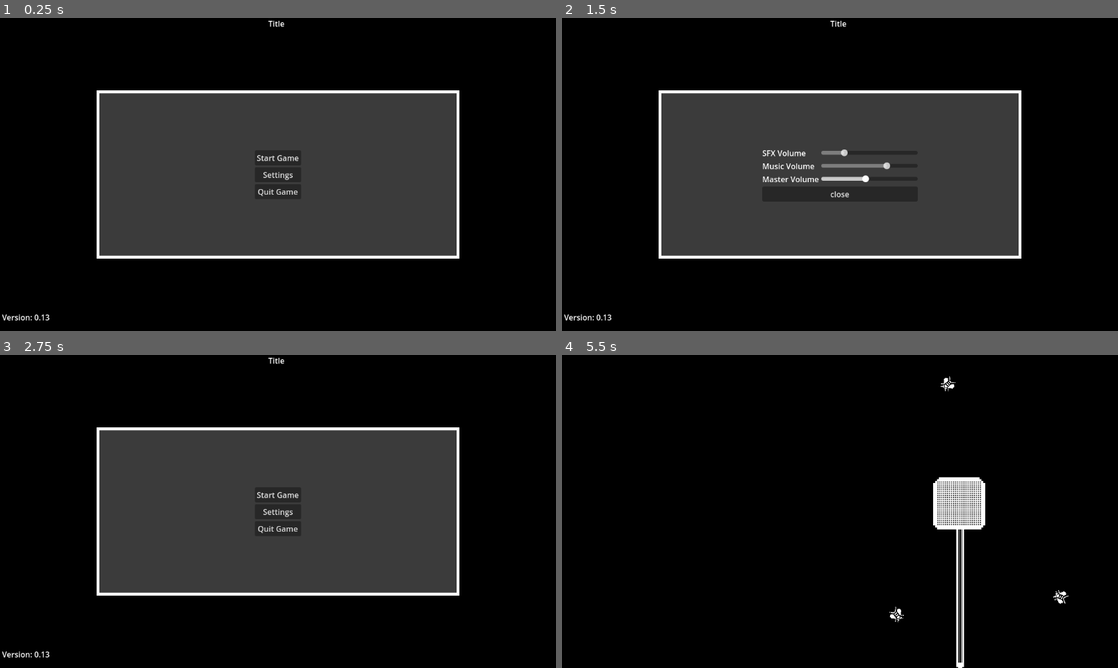
Above: before the commit, frames 1-4 (two rows, left to right).
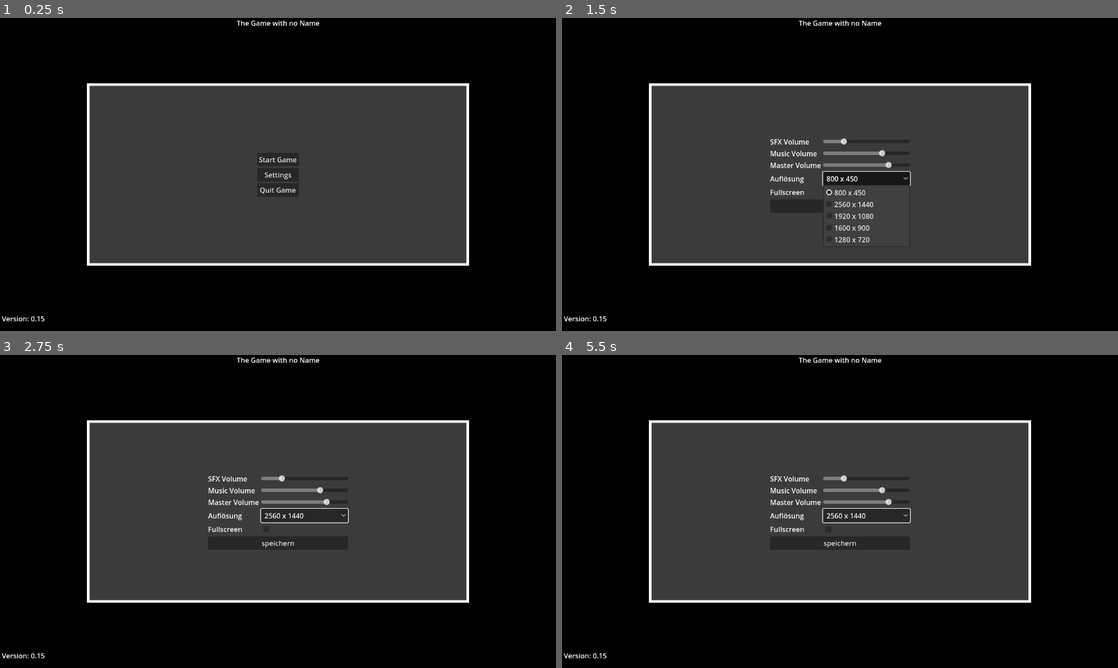
Above: after the commit, the same moments.

Repository: markusweiss/godot-template
Game: Godot game, scene res://start.tscn
Same seed, same stepped clock (60 frames per second), same inputs: the game is played once before the commit and once after it. The project has no main scene, so this scene is started directly. Sound files missing from this copy of the repository are replaced by a short silence.
Inputs (mouse positions are in pixels of both pictures, inside the frame that each line leads up to):
- Up to frame 1 (0.25 s): no input
- Up to frame 2 (1.5 s): click "Settings" at 0.5 s; click (867, 177) at 1.25 s, where only the run after the commit has a clickable "800 x 450"
- Up to frame 3 (2.75 s): click "close" (after the commit: "speichern") at 2 s
- Up to frame 4 (5.5 s): click (867, 514) at 2.75 s, where only the run after the commit has a clickable "2560 x 1440"; click "Start Game" at 3.5 s; click (840, 495) at 4.25 s, where only the run after the commit has a clickable "Start Game"; move the mouse to (962, 495) at 5.02 s; hold Right (move_right) from 5.03 s (still down); click (962, 495) at 5.17 s

The runs differ from the first frame. In frame 1, 7.6% of the frame differs, in the area x 0-85%, y 0-97%; in frame 2, 9.6%; in frame 3, 8.4%; in frame 4, 41%, in the area x 0-92%, y 0-100%.

Commit message:
add resolution, for mac and pc, add scene manager all wip

Diff:
--- a/autoloads/globals.gd
+++ b/autoloads/globals.gd
@@ -1,53 +1,6 @@
 extends Node
 
-const VERSION : float = 0.13
+const VERSION: float = 0.15
 
-@onready var SFX_BUS_ID = AudioServer.get_bus_index("SFX")
-@onready var MUSIC_BUS_ID = AudioServer.get_bus_index("Music")
-
-var main_menu_scene:PackedScene = preload("res://features/UI/main_menu/main_menu.tscn")
-var main_menu = null
-
-var settings_menu_scene:PackedScene = preload("res://features/UI/setting_menu/assets_menu.tscn")
-var settings_menu = null
-
-var test_level_scene:PackedScene = preload("res://features/levels/test_fly_game.tscn")
-var test_level = null
-
-
-func _ready():
-	pass
-
-
-func open_main_menu():
-	if not main_menu:
-		print("open menu")
-		main_menu = main_menu_scene.instantiate()
-		#get_tree().root.add_child(main_menu)
-		get_tree().root.add_child.call_deferred(main_menu)
-	else:
-		push_warning('Main menu already exists in this scene')
-
-
-# temp perhaps remove
-func open_settings_menu():
-	if not settings_menu:
-		settings_menu = settings_menu_scene.instantiate()
-		#get_tree().root.add_child(settings_menu)
-		get_tree().root.add_child.call_deferred(settings_menu)
-	else:
-		push_warning('settings menu already exists in this scene')
-
-func start_test_level():
-	if not test_level:
-		var background = get_tree().root.get_node("Start/Panel")
-		background.hide()
-
-		if main_menu:
-			main_menu.queue_free()
-			main_menu = null
-		test_level = test_level_scene.instantiate()
-		#get_tree().root.add_child(test_level)
-		get_tree().root.add_child.call_deferred(test_level)
-	else:
-		push_warning("Test Level already exists in this scene")
+@onready var SFX_BUS_ID: int = AudioServer.get_bus_index("SFX")
+@onready var MUSIC_BUS_ID: int = AudioServer.get_bus_index("Music")
--- /dev/null
+++ b/autoloads/scene_manager.gd
@@ -0,0 +1,45 @@
+extends Node
+
+@onready var root = get_tree().root
+
+@onready var main_menu_scene: PackedScene = preload("res://features/UI/main_menu/main_menu.tscn")
+var main_menu: Node = null
+
+@onready var settings_menu_scene: PackedScene = preload("res://features/UI/setting_menu/assets_menu.tscn")
+var settings_menu: Node = null
+
+@onready var test_level_scene: PackedScene = preload("res://features/levels/test_fly_game.tscn")
+var test_level: Node = null
+
+func _ready() -> void:
+	pass
+
+func open_main_menu() -> void:
+	if main_menu == null:
+		print("Opening main menu")
+		main_menu = main_menu_scene.instantiate()
+		root.call_deferred("add_child", main_menu)
+	else:
+		push_warning("Main menu already exists in the scene.")
+
+func open_settings_menu() -> void:
+	if settings_menu == null:
+		settings_menu = settings_menu_scene.instantiate()
+		root.call_deferred("add_child", settings_menu)
+	else:
+		push_warning("Settings menu already exists in the scene.")
+
+func start_test_level() -> void:
+	if test_level == null:
+		var background := root.get_node_or_null("Start/Panel")
+		if background:
+			background.hide()
+
+		if main_menu:
+			main_menu.queue_free()
+			main_menu = null
+
+		test_level = test_level_scene.instantiate()
+		root.call_deferred("add_child", test_level)
+	else:
+		push_warning("Test level already exists in the scene.")
--- a/features/UI/main_menu/main_menu.gd
+++ b/features/UI/main_menu/main_menu.gd
@@ -1,32 +1,14 @@
 extends CanvasLayer
-
-#var test_level_scene:PackedScene = preload("res://features/levels/test_fly_game.tscn")
-#var test_level = null
-
 
 func _ready():
 	%Version.text = " Version: " + str(Globals.VERSION)
 	AudioSettings.apply_saved_audio_settings()
 
-# Temp remove only for testing
-#func start_test_level():
-#	if not test_level:
-#		queue_free()
-#		test_level = test_level_scene.instantiate()
-		#get_tree().root.add_child(test_level)
-#		get_tree().root.add_child.call_deferred(test_level)
-
-#	else:
-#		push_warning('Test Level already exists in this scene')
-
-
 func _on_button_quit_pressed():
 	get_tree().quit()
 
-
 func _on_button_settings_pressed():
-	Globals.open_settings_menu()
-
+	SceneManager.open_settings_menu()
 
 func _on_button_start_pressed():
-	Globals.start_test_level()
+	SceneManager.start_test_level()
--- a/features/UI/main_menu/main_menu.tscn
+++ b/features/UI/main_menu/main_menu.tscn
@@ -39,7 +39,7 @@
 
 [node name="Title" type="Label" parent="Control/VBoxContainerTitle"]
 layout_mode = 2
-text = "Title"
+text = "The Game with no Name"
 
 [node name="VBoxContainerVersion" type="VBoxContainer" parent="Control"]
 layout_mode = 1
--- a/features/UI/setting_menu/assets_menu.gd
+++ b/features/UI/setting_menu/assets_menu.gd
@@ -1,5 +1,78 @@
 extends CanvasLayer
 
+@onready var fullscreen_checkbox = $MarginContainer/Panel/VBoxContainer/GridContainer/FullscreenCheckBox
+@onready var resolution_option_button = $MarginContainer/Panel/VBoxContainer/GridContainer/OptionButton
 
+var available_resolutions: Array[Vector2i] = []
+var selected_resolution: Vector2i = Vector2i(1920, 1080)
+
+func _ready():
+	# Plattformabhängige Auflösungen holen
+	available_resolutions = get_platform_resolutions()
+
+	# Optionen im Dropdown füllen
+	for res in available_resolutions:
+		resolution_option_button.add_item("%d x %d" % [res.x, res.y])
+
+	# Aktuelle Fenstergröße holen und passende Auswahl im Dropdown setzen
+	var current_size: Vector2i = DisplayServer.window_get_size()
+	for i in range(available_resolutions.size()):
+		if available_resolutions[i] == current_size:
+			resolution_option_button.select(i)
+			selected_resolution = current_size
+			break
+
+	# Signals verbinden
+	fullscreen_checkbox.toggled.connect(_on_fullscreen_checkbox_toggled)
+	resolution_option_button.item_selected.connect(_on_resolution_option_button_item_selected)
+
+	# Fullscreen-Status aktualisieren
+	fullscreen_checkbox.button_pressed = DisplayServer.window_get_mode() == DisplayServer.WINDOW_MODE_FULLSCREEN
+
+
+func get_platform_resolutions() -> Array[Vector2i]:
+	var screen_size: Vector2i = DisplayServer.screen_get_size()
+	if OS.get_name() == "macOS":
+		return [
+			screen_size,
+			screen_size * 0.875,
+			screen_size * 0.75,
+			Vector2i(1600, 900),
+			Vector2i(1440, 810),
+			Vector2i(1280, 720)
+		]
+	else:
+		return [
+			screen_size,
+			Vector2i(2560, 1440),
+			Vector2i(1920, 1080),
+			Vector2i(1600, 900),
+			Vector2i(1280, 720)
+		]
+
+
+func _on_fullscreen_checkbox_toggled(toggled_on: bool) -> void:
+	if toggled_on:
+		DisplayServer.window_set_mode(DisplayServer.WINDOW_MODE_FULLSCREEN)
+	else:
+		DisplayServer.window_set_mode(DisplayServer.WINDOW_MODE_WINDOWED)
+		DisplayServer.window_set_size(selected_resolution)
+		# Fenster zentrieren
+		var screen_size = DisplayServer.screen_get_size()
+		var center_pos = (screen_size - selected_resolution) / 2
+		DisplayServer.window_set_position(center_pos)
+
+
+func _on_resolution_option_button_item_selected(index: int) -> void:
+	selected_resolution = available_resolutions[index]
+	if !fullscreen_checkbox.button_pressed:
+		DisplayServer.window_set_mode(DisplayServer.WINDOW_MODE_WINDOWED)
+		DisplayServer.window_set_size(selected_resolution)
+		var screen_size = DisplayServer.screen_get_size()
+		var center_pos = (screen_size - selected_resolution) / 2
+		DisplayServer.window_set_position(center_pos)
+
+
+# Optional: Fenster schließen oder Menü ausblenden
 func _on_button_pressed():
 	queue_free()
--- a/features/UI/setting_menu/assets_menu.tscn
+++ b/features/UI/setting_menu/assets_menu.tscn
@@ -95,8 +95,22 @@
 bus_name = "Master"
 default_value = 0.78
 
+[node name="Resolution" type="Label" parent="MarginContainer/Panel/VBoxContainer/GridContainer"]
+layout_mode = 2
+text = "Auflösung"
+
+[node name="OptionButton" type="OptionButton" parent="MarginContainer/Panel/VBoxContainer/GridContainer"]
+layout_mode = 2
+
+[node name="Fullscreen" type="Label" parent="MarginContainer/Panel/VBoxContainer/GridContainer"]
+layout_mode = 2
+text = "Fullscreen"
+
+[node name="FullscreenCheckBox" type="CheckBox" parent="MarginContainer/Panel/VBoxContainer/GridContainer"]
+layout_mode = 2
+
 [node name="Button" type="Button" parent="MarginContainer/Panel/VBoxContainer"]
 layout_mode = 2
-text = "close"
+text = "speichern"
 
 [connection signal="pressed" from="MarginContainer/Panel/VBoxContainer/Button" to="." method="_on_button_pressed"]
--- a/project.godot
+++ b/project.godot
@@ -18,11 +18,12 @@
 
 Globals="*res://autoloads/globals.gd"
 AudioSettings="*res://autoloads/audio_settings.gd"
+SceneManager="*res://autoloads/scene_manager.gd"
 
 [display]
 
-window/size/viewport_width=2304
-window/size/viewport_height=1296
+window/size/viewport_width=2560
+window/size/viewport_height=1440
 window/stretch/mode="viewport"
 window/stretch/scale=2.0
 
--- a/start.gd
+++ b/start.gd
@@ -1,6 +1,7 @@
-extends CanvasLayer
+extends Node
 
 @onready var background = $Panel
+var settings_menu: Node = null
 
 func _ready():
-	Globals.open_main_menu()
+	SceneManager.open_main_menu()
--- a/start.tscn
+++ b/start.tscn
@@ -19,7 +19,7 @@
 scale_max = 9.0
 color_ramp = SubResource("GradientTexture1D_qn1rc")
 
-[node name="Start" type="CanvasLayer"]
+[node name="Start" type="Node"]
 script = ExtResource("1_d523m")
 
 [node name="Panel" type="Panel" parent="."]
@@ -30,6 +30,7 @@
 grow_horizontal = 2
 grow_vertical = 2
 theme_override_styles/panel = SubResource("StyleBoxFlat_ots34")
+metadata/_edit_use_anchors_ = true
 
 [node name="HBoxContainer" type="HBoxContainer" parent="Panel"]
 layout_mode = 1
@@ -40,6 +41,7 @@
 anchor_bottom = 0.5
 grow_horizontal = 2
 grow_vertical = 2
+metadata/_edit_use_anchors_ = true
 
 [node name="GPUParticles2D" type="GPUParticles2D" parent="Panel/HBoxContainer"]
 scale = Vector2(6, 6)
Not shown, added: autoloads/scene_manager.gd.uid
